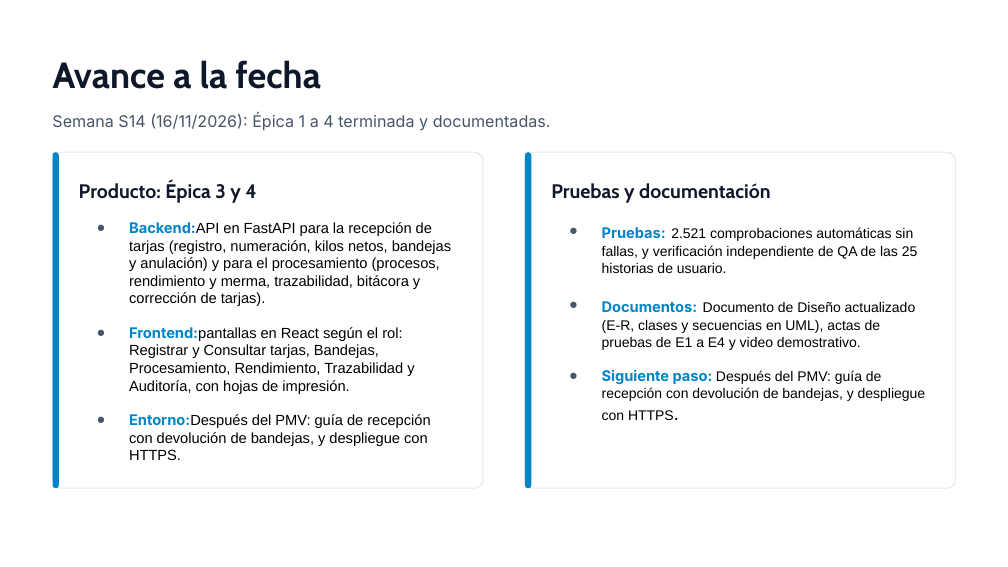
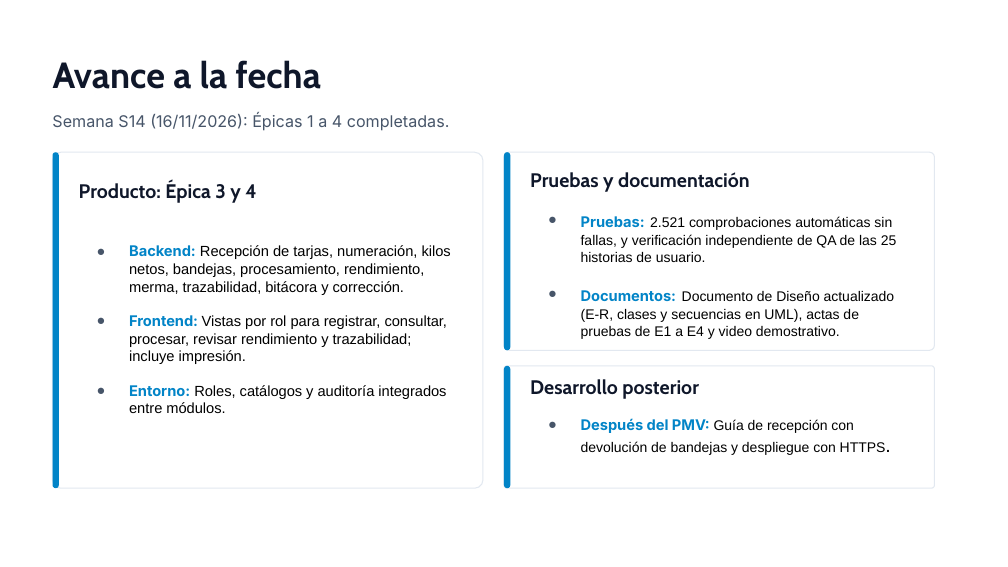
Before and after one commit to Alejandroduoc/A2D_SM, a slide deck: slide 7 of Fase 2/Evidencias Grupales/Presentacion Proyecto Fase 2.pptx. Drawn at 1008x567 pixels with LibreOffice and Linux fonts; fonts in the diff are those of the drawing. Boxes give left, top, right and bottom in pixels: in the first picture for what was removed or moved away, otherwise in the second. Text is boxed around its words. In the diff, an @@ line names an element or a change of style, - is before the commit and + after.

```diff
--- a/Fase 2/Evidencias Grupales/Presentacion Proyecto Fase 2.pptx
+++ b/Fase 2/Evidencias Grupales/Presentacion Proyecto Fase 2.pptx
@@ text at bbox=[52, 113, 450, 131]: text changed @@
-Semana S14 (16/11/2026): Épica 1 a 4 terminada y documentadas.
+Semana S14 (16/11/2026): Épicas 1 a 4 completadas.
@@ rounded rectangle: place and size @@
-rounded rectangle at bbox=[525, 152, 956, 488]
+rounded rectangle at bbox=[504, 152, 934, 351]
@@ rounded rectangle: place and size @@
-rounded rectangle at bbox=[525, 152, 531, 488]
+rounded rectangle at bbox=[504, 152, 510, 351]
@@ text "Pruebas y documentación": place and size @@
-text "Pruebas y documentación" at bbox=[551, 183, 926, 420]
+text "Pruebas y documentación" at bbox=[530, 172, 897, 339]
@@ text at bbox=[129, 245, 451, 413]: text changed @@
-● Backend:API en FastAPI para la recepción de tarjas (registro, numeración, kilos netos, bandejas y anulación) y para el procesamiento (procesos, rendimiento y merma, trazabilidad, bitácora y corrección de tarjas).
-● Frontend:pantallas en React según el rol: Registrar y Consultar tarjas, Bandejas, Procesamiento, Rendimiento, Trazabilidad y Auditoría, con hojas de impresión.
-● Entorno:Después del PMV: guía de recepción con devolución de bandejas, y despliegue con HTTPS.
+● Backend: Recepción de tarjas, numeración, kilos netos, bandejas, procesamiento, rendimiento, merma, trazabilidad, bitácora y corrección.
+● Frontend: Vistas por rol para registrar, consultar, procesar, revisar rendimiento y trazabilidad; incluye impresión.
+● Entorno: Roles, catálogos y auditoría integrados entre módulos.
@@ rounded rectangle added at bbox=[504, 366, 934, 488], fill #FFFFFF, outline #E2E8F0 0.75 pt @@
@@ rounded rectangle added at bbox=[504, 366, 510, 488], fill #0284C7 @@
@@ text added at bbox=[530, 379, 886, 455], 10 pt, text #000000 @@
+Desarrollo posterior
+● Después del PMV: Guía de recepción con devolución de bandejas y despliegue con HTTPS.
@@ text at bbox=[602, 370, 926, 420]: paragraph removed @@
-● Siguiente paso: Después del PMV: guía de recepción con devolución de bandejas, y despliegue con HTTPS.
```
Also in this commit, not shown: 5 other slides changed.
